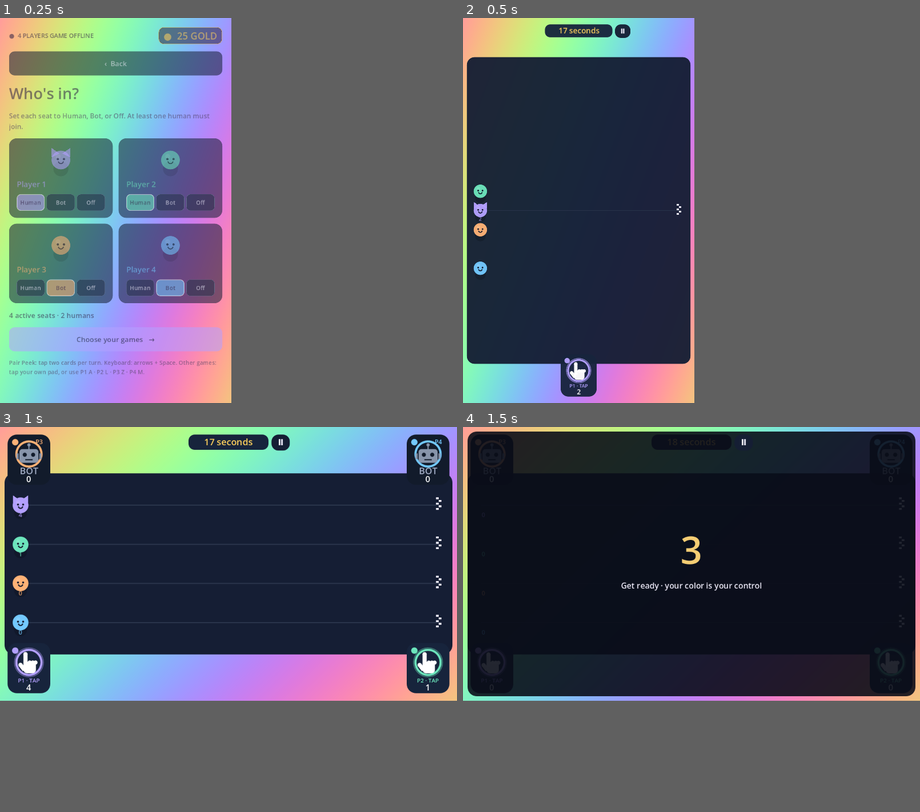
Above: before the commit, frames 1-4 (two rows, left to right).
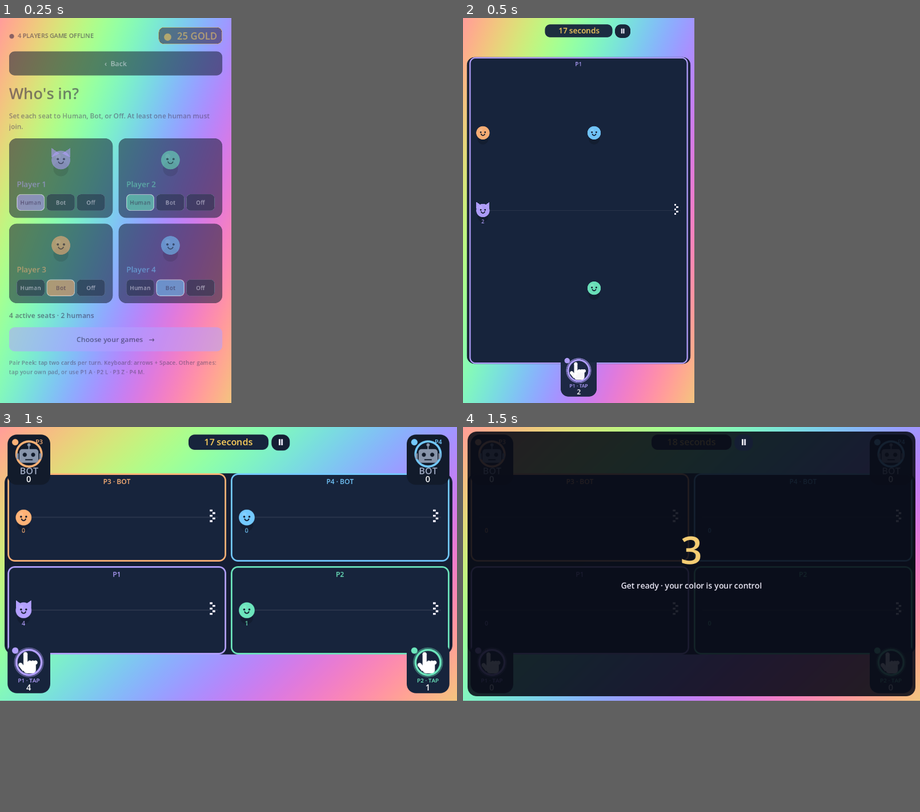
Above: after the commit, the same moments.

Repository: ed-fruty/pocketparty
Game: Godot game, scene res://tests/smoke.tscn
Same seed, same stepped clock (60 frames per second), same inputs: the game is played once before the commit and once after it. This scene is started directly instead of the project's main scene. Sound files missing from this copy of the repository are replaced by a short silence.
Inputs (mouse positions are in pixels of both pictures, inside the frame that each line leads up to):
- Up to frame 1 (0.25 s): no input
- Up to frame 2 (0.5 s): no input
- Up to frame 3 (1 s): tap Enter at 0.5 s; drag from (114, 619) to (137, 534) at 0.52 s
- Up to frame 4 (1.5 s): click "Play again ↻" at 1.25 s

Frame 1 is identical in both runs. In frame 2, 1.5% of the frame differs, in the area x 1-50%, y 10-90%; in frame 3, 3.4%, in the area x 1-99%, y 12-60%; in frame 4, less than 0.1%.
Error in both runs: Invalid access to property or key 'size' on a base object of type 'previously freed'. (res://tests/smoke.gd:169)

Commit message:
Align player fields with finger controls and add colored borders

Diff:
--- a/games/arena.gd
+++ b/games/arena.gd
@@ -245,19 +245,20 @@
 	draw_style_box(style(Color("151e34")), Rect2(0, 110, size.x, arena_height))
 	if game_id == "sprint":
 		round_clock("%02d seconds" % maxi(0, ceili(duration - time)))
-		var lane_h: float = minf(120, (arena_height - 65) / maxf(1, roster.size()))
 		var target: float = 80.0
-		for i in range(roster.size()):
-			var p = roster[i]
-			var y: float = size.y / 2 - (roster.size() - 1) * lane_h / 2 + i * lane_h
-			draw_line(Vector2(35, y), Vector2(size.x - 35, y), Color("29344b"), 3)
+		for p in roster:
+			var lane: Rect2 = player_field(p.id)
+			draw_player_field(lane, p.id)
+			var y: float = lane.get_center().y
+			text_at("P%d%s" % [p.id + 1, " · BOT" if p.bot else ""], Vector2(lane.get_center().x, lane.position.y + 28), 18, p.color)
+			draw_line(Vector2(lane.position.x + 22, y), Vector2(lane.end.x - 22, y), Color("29344b"), 3)
 			for x in range(5):
-				draw_line(Vector2(size.x - 43 + (x % 2) * 7, y - 18 + x * 7), Vector2(size.x - 36 + (x % 2) * 7, y - 18 + x * 7), Color("f4f1ff"), 5)
-			var pos = Vector2(42 + (size.x - 115) * minf(float(shown_steps[p.id]) / target, 1), y)
+				draw_line(Vector2(lane.end.x - 43 + (x % 2) * 7, y - 18 + x * 7), Vector2(lane.end.x - 36 + (x % 2) * 7, y - 18 + x * 7), Color("f4f1ff"), 5)
+			var pos = Vector2(lane.position.x + 42 + (lane.size.x - 115) * minf(float(shown_steps[p.id]) / target, 1), y)
 			runners[p.id].size = Vector2(64, 64)
 			runners[p.id].position = pos - Vector2(32, 32)
 			runners[p.id].visible = countdown <= 0
-			text_at(str(scores[p.id]), Vector2(pos.x, y + 32), 16, p.color)
+			text_at(str(scores[p.id]), Vector2(pos.x, y + 40), 16, p.color)
 	else:
 		var green: bool = signal_phase == "go"
 		var c = Vector2(size.x / 2, size.y / 2)
@@ -355,3 +356,32 @@
 		text_at(note, Vector2(size.x / 2, size.y - 12), 16, Party.COLORS[maxi(0, NetPlay.local_id)])
 	draw_style_box(style(Color("17243c"), 16), Rect2(size.x / 2 - 105, 8, 210, 40))
 	text_at(value, Vector2(size.x / 2, 36), 24, Color("ffd15c"))
+
+func player_field(id: int, top: float = 110, bottom: float = 110) -> Rect2:
+	# Use the same bottom-first seating as the fingers: P3 P4 / P1 P2.
+	var area = Rect2(8, top, maxf(1, size.x - 16), maxf(1, size.y - top - bottom))
+	if roster.size() == 1:
+		return area
+	var column: int = id % 2
+	var row: int = 1 if id < 2 else 0
+	var columns: int = 2
+	var rows: int = 2
+	if roster.size() == 2:
+		if size.y > size.x:
+			rows = 1
+			row = 0
+			column = 0 if roster[0].id == id else 1
+		elif roster[0].id % 2 != roster[1].id % 2:
+			rows = 1
+			row = 0
+		else:
+			columns = 1
+			column = 0
+	var cell = Vector2((area.size.x - (columns - 1) * 12) / columns, (area.size.y - (rows - 1) * 12) / rows)
+	return Rect2(area.position + Vector2(column, row) * (cell + Vector2(12, 12)), cell)
+
+func draw_player_field(rect: Rect2, id: int, fill: Color = Color("17243c")) -> void:
+	var panel = style(fill, 18)
+	panel.set_border_width_all(4)
+	panel.border_color = Party.COLORS[id]
+	draw_style_box(panel, rect)
--- a/games/burger_tower.gd
+++ b/games/burger_tower.gd
@@ -69,18 +69,13 @@
 		audio.tone(340 + id * 90)
 
 func _draw() -> void:
-	var portrait: bool = size.y > size.x
-	var cols: int = mini(2, roster.size()) if portrait else roster.size()
-	var rows: int = ceili(float(roster.size()) / cols)
-	var top: float = 110
 	round_clock("Settling…" if time >= duration else "%02d seconds" % maxi(0, ceili(duration - time)))
-	var cell: Vector2 = Vector2((size.x - (cols - 1) * 12) / cols, (size.y - top - 110 - (rows - 1) * 12) / rows)
 	pads.clear()
-	for i in range(roster.size()):
-		var p = roster[i]
-		var rect = Rect2(Vector2((i % cols) * (cell.x + 12), top + floorf(float(i) / cols) * (cell.y + 12)), cell)
+	for p in roster:
+		var rect: Rect2 = player_field(p.id)
+		var cell: Vector2 = rect.size
 		lane_rects[p.id] = rect
-		draw_style_box(style(p.color.darkened(0.9), 20), rect)
+		draw_player_field(rect, p.id, p.color.darkened(0.9))
 		text_at("P%d%s · %d cm" % [p.id + 1, " BOT" if p.bot else "", roundi(display_scores[p.id])], rect.position + Vector2(cell.x / 2, 27), 20, p.color)
 		var picture_area = Rect2(rect.position + Vector2(6, 34), Vector2(cell.x - 12, cell.y - 44))
 		var factor: float = minf(picture_area.size.x / 360, picture_area.size.y / 560)
--- a/games/darkspots.gd
+++ b/games/darkspots.gd
@@ -94,15 +94,9 @@
 	queue_redraw()
 
 func board_square(id: int) -> Rect2:
-	var cols: int = mini(2, roster.size()) if size.y > size.x else roster.size()
-	var rows: int = ceili(float(roster.size()) / cols)
-	var cell = Vector2((size.x - (cols - 1) * 12) / cols, (size.y - 220 - (rows - 1) * 12) / rows)
-	var side: float = maxf(30, minf(cell.x - 65, cell.y - 85))
-	var index: int = 0
-	for i in range(roster.size()):
-		if roster[i].id == id:
-			index = i
-	var center = Vector2((index % cols) * (cell.x + 12), 110 + floorf(float(index) / cols) * (cell.y + 12)) + cell / 2 - Vector2(0, 6)
+	var rect: Rect2 = player_field(id)
+	var side: float = maxf(30, minf(rect.size.x - 65, rect.size.y - 85))
+	var center: Vector2 = rect.get_center() - Vector2(0, 6)
 	return Rect2(center - Vector2.ONE * side / 2, Vector2.ONE * side)
 
 static func visible_overlap(square: Rect2, position: float, target: float, length: float) -> bool:
@@ -168,16 +162,13 @@
 func _draw() -> void:
 	var remaining: int = maxi(0, ceili(duration - time))
 	round_clock("%02d:%02d" % [remaining / 60, remaining % 60])
-	var portrait: bool = size.y > size.x
-	var cols: int = mini(2, roster.size()) if portrait else roster.size()
-	var rows: int = ceili(float(roster.size()) / cols)
-	var cell = Vector2((size.x - (cols - 1) * 12) / cols, (size.y - 220 - (rows - 1) * 12) / rows)
 	pads.clear()
-	for i in range(roster.size()):
-		var p = roster[i]
-		var rect = Rect2(Vector2((i % cols) * (cell.x + 12), 110 + floorf(float(i) / cols) * (cell.y + 12)), cell)
+	for p in roster:
+		var rect: Rect2 = player_field(p.id)
+		var cell: Vector2 = rect.size
 		pads[p.id] = rect
-		draw_style_box(style(Color("17243c"), 22), rect)
+		draw_player_field(rect, p.id)
+		text_at("P%d%s" % [p.id + 1, " · BOT" if p.bot else ""], Vector2(rect.get_center().x, rect.position.y + 24), 16, p.color)
 		var side: float = maxf(30, minf(cell.x - 65, cell.y - 85))
 		var center: Vector2 = rect.get_center() - Vector2(0, 6)
 		var square = board_square(p.id)
--- a/games/lets_dance.gd
+++ b/games/lets_dance.gd
@@ -252,14 +252,10 @@
 			border.border_color = color
 			draw_style_box(border, rect.grow(2))
 		text_at("%d · %s" % [i + 1, SYMBOLS[sequence[i]] if shown else "?"], rect.get_center() + Vector2(0, 6), 21, color if shown else Color("a4afc8"))
-	var columns: int = roster.size() if size.x > size.y else mini(2, roster.size())
-	var rows: int = ceili(float(roster.size()) / columns)
-	var area = Rect2(16, 302, size.x - 32, maxf(100, size.y - 482))
-	var cell: Vector2 = Vector2((area.size.x - (columns - 1) * 12) / columns, (area.size.y - (rows - 1) * 12) / rows)
-	for i in range(roster.size()):
-		var p: Dictionary = roster[i]
-		var rect = Rect2(area.position + Vector2(i % columns, floori(float(i) / columns)) * (cell + Vector2(12, 12)), cell)
-		draw_style_box(style(Color("20233e"), 18), rect)
+	for p in roster:
+		var rect: Rect2 = player_field(p.id, 302, 180)
+		var cell: Vector2 = rect.size
+		draw_player_field(rect, p.id, Color("20233e"))
 		var active: bool = p.id == leader_id if phase in ["create", "watch"] else can_move(p.id)
 		if active:
 			var outline = style(Color.TRANSPARENT, 18)
--- a/games/obby_run.gd
+++ b/games/obby_run.gd
@@ -177,11 +177,11 @@
 func _draw() -> void:
 	var live: Array = living_ids()
 	round_clock("FINISH!" if finishing >= 0 and not live.is_empty() else "%ds · %d left" % [maxi(0, ceili(duration - time)), live.size()])
-	var lane_height: float = (size.y - 312 - max(0, roster.size() - 1) * 8) / max(1, roster.size())
 	for i in range(roster.size()):
 		var p: Dictionary = roster[i]
-		var lane = Rect2(8, 156 + (roster.size() - 1 - i) * (lane_height + 8), size.x - 16, lane_height)
-		draw_style_box(style(Color("182941") if alive[p.id] else Color("202535"), 16), lane)
+		var lane: Rect2 = player_field(p.id, 156, 156)
+		var lane_height: float = lane.size.y
+		draw_player_field(lane, p.id, Color("182941") if alive[p.id] else Color("202535"))
 		var ground: float = lane.end.y - 14
 		var runner_x: float = lane.position.x + lane.size.x * 0.2
 		var body_height: float = clampf(lane_height * 0.5, 30, 60)
--- a/publishing/google-play/store-settings.json
+++ b/publishing/google-play/store-settings.json
@@ -10,8 +10,8 @@
   "contains_ads": false,
   "in_app_purchases": false,
   "requires_login": false,
-  "version_name": "0.3.0",
-  "version_code": 4,
+  "version_name": "0.3.1",
+  "version_code": 5,
   "target_sdk": 36,
   "min_sdk": 24
 }
--- /dev/null
+++ b/tests/player_fields.gd
@@ -0,0 +1,46 @@
+extends Node
+const Arena = preload("res://games/arena.gd")
+const Darkspots = preload("res://games/darkspots.gd")
+var checks = 0
+var failures = 0
+
+func check(ok: bool, title: String) -> void:
+	checks += 1
+	if not ok:
+		failures += 1
+		push_error(title)
+
+func _ready() -> void:
+	Party.sound = false
+	Music.set_enabled(false)
+	Music.player.stop()
+	for dimensions in [Vector2(720, 1280), Vector2(1280, 720)]:
+		for mask in range(1, 16):
+			var game = Darkspots.new()
+			for id in range(4):
+				if mask & (1 << id):
+					game.roster.append({"id": id, "bot": false, "skin": "classic", "color": Party.COLORS[id]})
+			add_child(game)
+			game.set_process(false)
+			game.size = dimensions
+			game.queue_redraw()
+			for frame in range(3):
+				await get_tree().process_frame
+			var fields: Array = []
+			for p in game.roster:
+				var field: Rect2 = game.player_field(p.id)
+				check(Rect2(Vector2.ZERO, dimensions).encloses(field), "Field inside viewport")
+				check(field.encloses(game.board_square(p.id)), "Visible gold board inside matching player field")
+				check(game.corner_at(game.pads[p.id].get_center()) == p.id, "Finger routes to matching player")
+				if game.roster.size() >= 3:
+					check((field.get_center().x < dimensions.x / 2) == (game.pads[p.id].get_center().x < dimensions.x / 2), "Board and finger on same left/right side")
+					check((field.get_center().y < dimensions.y / 2) == (game.pads[p.id].get_center().y < dimensions.y / 2), "Board and finger on same upper/lower side")
+				for other in fields:
+					check(not field.intersects(other), "Player fields do not overlap")
+				fields.append(field)
+			game.queue_free()
+			await get_tree().process_frame
+	Music.player.stop()
+	await get_tree().create_timer(0.1).timeout
+	print("FIELDS: %d checks, %d failures" % [checks, failures])
+	get_tree().quit(0 if failures == 0 else 1)
--- /dev/null
+++ b/tests/player_fields.tscn
@@ -0,0 +1,4 @@
+[gd_scene load_steps=2 format=3]
+[ext_resource type="Script" path="res://tests/player_fields.gd" id="1"]
+[node name="PlayerFields" type="Node"]
+script = ExtResource("1")
--- a/tests/smoke.gd
+++ b/tests/smoke.gd
@@ -384,7 +384,8 @@
 	dark.activate(0)
 	check(dark.scores[0] == points_before + 5, "Outer portion of dark range scores")
 	dark.time = 2.3
-	dark.positions[0] = fposmod(dark.targets[0] + dark.range_lengths[0] / 2 + dark.ring_overlap_allowance() + 0.01, 1)
+	# Use the opposite side: around corners, Euclidean ring overlap can exceed a perimeter-distance estimate.
+	dark.positions[0] = fposmod(dark.targets[0] + 0.5, 1)
 	points_before = dark.scores[0]
 	dark.activate(0)
 	check(dark.scores[0] == points_before, "Outside visible range does not score")
--- /dev/null
+++ b/tools/capture_player_fields.gd
@@ -0,0 +1,32 @@
+extends Node
+const Main = preload("res://ui/main.gd")
+var viewport: SubViewport
+var ui: Control
+
+func _ready() -> void:
+	Party.save_path = "res://builds/player_fields_capture_save.json"
+	Party.sound = false
+	Music.set_enabled(false)
+	Music.player.stop()
+	Party.slots = ["Human", "Human", "Human", "Human"]
+	viewport = SubViewport.new()
+	viewport.render_target_update_mode = SubViewport.UPDATE_ALWAYS
+	add_child(viewport)
+	ui = Main.new()
+	viewport.add_child(ui)
+	ui.set_anchors_and_offsets_preset(Control.PRESET_FULL_RECT)
+	for dimensions in [Vector2i(720, 1280), Vector2i(1280, 720)]:
+		viewport.size = dimensions
+		for game in ["darkspots", "burger", "sprint", "obby", "dance"]:
+			Party.start_session(game, false)
+			ui.launch_round()
+			ui.arena.countdown = 0
+			ui.arena.set_process(false)
+			for i in range(8):
+				await get_tree().process_frame
+			await get_tree().create_timer(0.32).timeout
+			RenderingServer.force_draw()
+			viewport.get_texture().get_image().save_png("res://builds/player-fields-%s-%s.png" % [game, "portrait" if dimensions.y > dimensions.x else "landscape"])
+	Music.player.stop()
+	await get_tree().create_timer(0.1).timeout
+	get_tree().quit()
--- /dev/null
+++ b/tools/capture_player_fields.tscn
@@ -0,0 +1,4 @@
+[gd_scene load_steps=2 format=3]
+[ext_resource type="Script" path="res://tools/capture_player_fields.gd" id="1"]
+[node name="PlayerFieldsCapture" type="Node"]
+script = ExtResource("1")
Not shown, changed: export_presets.cfg
Not shown, changed: publishing/google-play/en-US/release-notes.txt
Not shown, added: tests/player_fields.gd.uid
Not shown, added: tools/capture_player_fields.gd.uid
Not shown, changed: README.md
Not shown, changed: publishing/google-play/UPLOAD_NOTES.md
